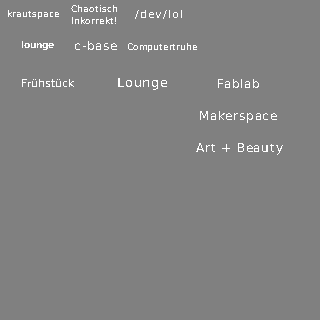
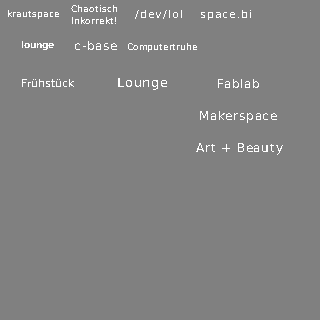
Two versions of the same layered image (320 × 320). Layer-by-layer changes:
added layer "space.bi" above "Art + Beauty" over 201, 10, 251, 20
